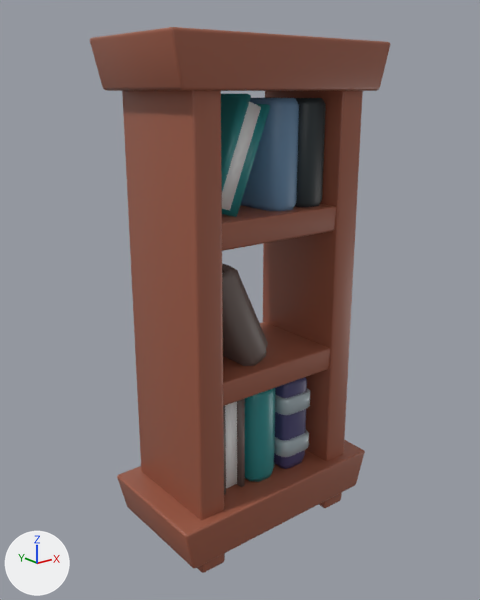
The glTF model src/assets/bookShelf.glb, before and after one commit.
Both versions are drawn from a 50 mm lens placed at (-1.65, -2.03, 1.82), pointed at (-0.02, 0.01, 1.0). Every picture has the same lights, and +X, +Y and +Z are marked at lower left. Where no turn or scale is listed for an object, it has been applied to the vertices.

In view in the first picture: 'bookcaseFilled'.
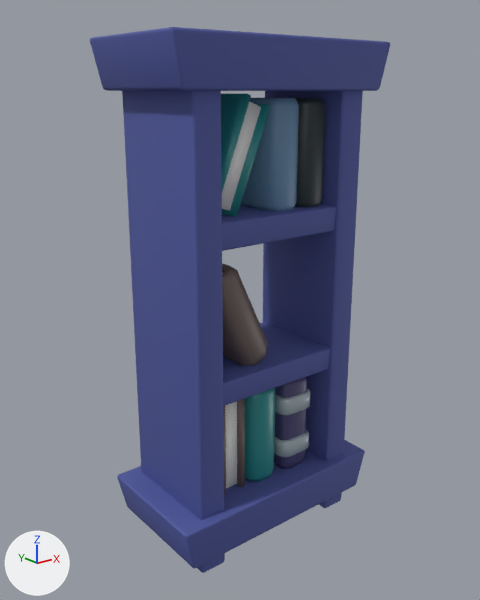
Diff of the bpy script that builds the scene:
```diff
--- a/src/assets/bookShelf.glb.py
+++ b/src/assets/bookShelf.glb.py
@@ mat_browndark_045 @@
 mat_browndark_045 = principled_material('BrownDark.045')
-mat_browndark_045.base_color = (0.327, 0.102, 0.0593)  # brown #9b5a45
+mat_browndark_045.base_color = (0.0772, 0.099, 0.341)  # blue #4f599e
 mat_browndark_045.roughness = 0.4
```

Changed parts and their boxes (x1, y1, x2, y2) in the pictures (480 x 600 px):
'bookcaseFilled', recoloured (brown to blue)
    both: (90, 27, 390, 573)
